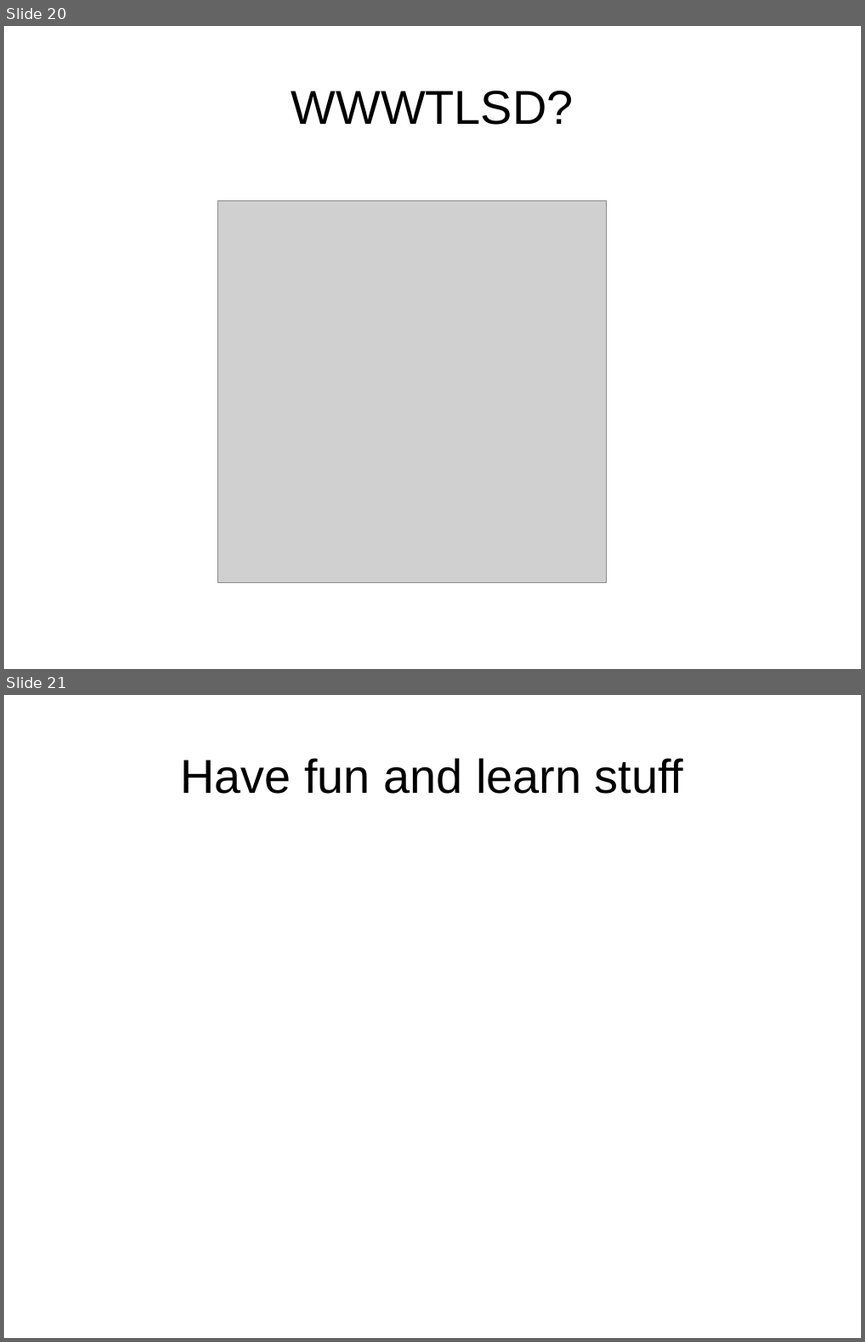
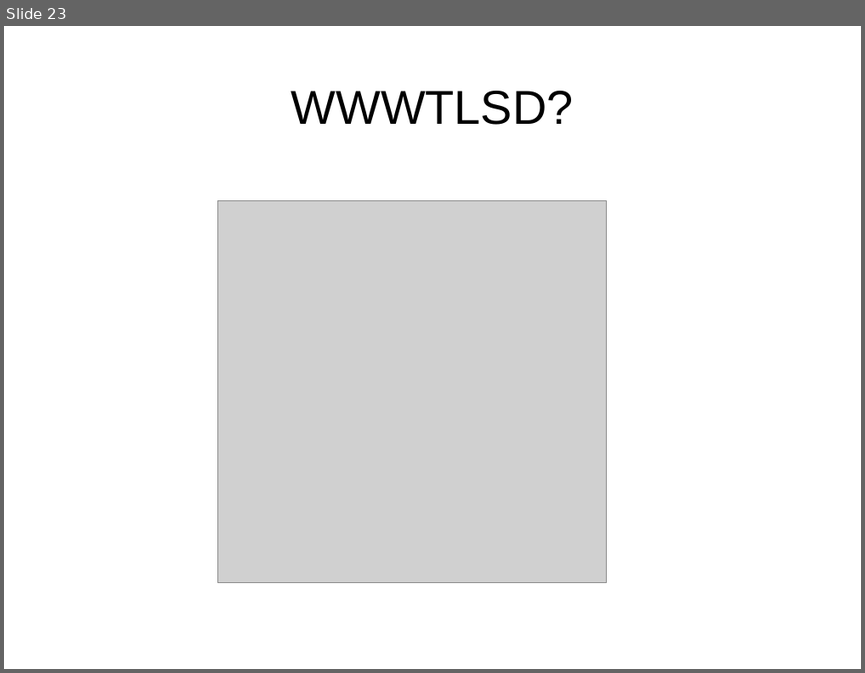
Before and after one commit to philtomson/OSBridge2012Talk, a slide deck: OSBridge2012.odp. Shown one above the other, each under a label of ours: slides 20 and 21 before the commit, slide 23 after it. The pictures are 865x1342 and 865x673 pixels, drawn with LibreOffice and Linux fonts; fonts in the diff are those of the drawing; grey boxes stand for pictures. Boxes give left, top, right and bottom in pixels: in the first picture for what was removed or moved away, otherwise in the second. Text is boxed around its words. In the diff, an @@ line names an element or a change of style, - is before the commit and + after.

```diff
--- a/OSBridge2012.odp
+++ b/OSBridge2012.odp
@@ slide 21 removed at bbox=[4, 695, 861, 1338], background #FFFFFF @@
@@ title removed at bbox=[181, 758, 683, 794] @@
-Have fun and learn stuff
@@ what was slide 20 is now slide 23 @@
```
Also in this commit, not shown: 2 slides changed, 4 slides added, 2 other files.
